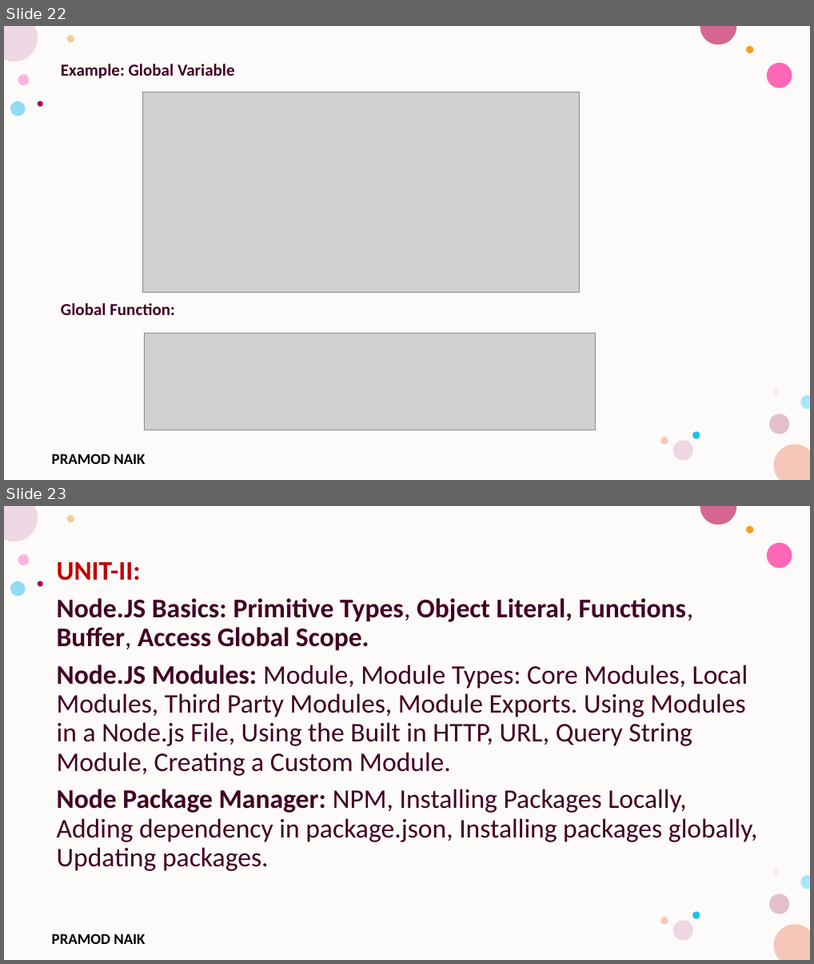
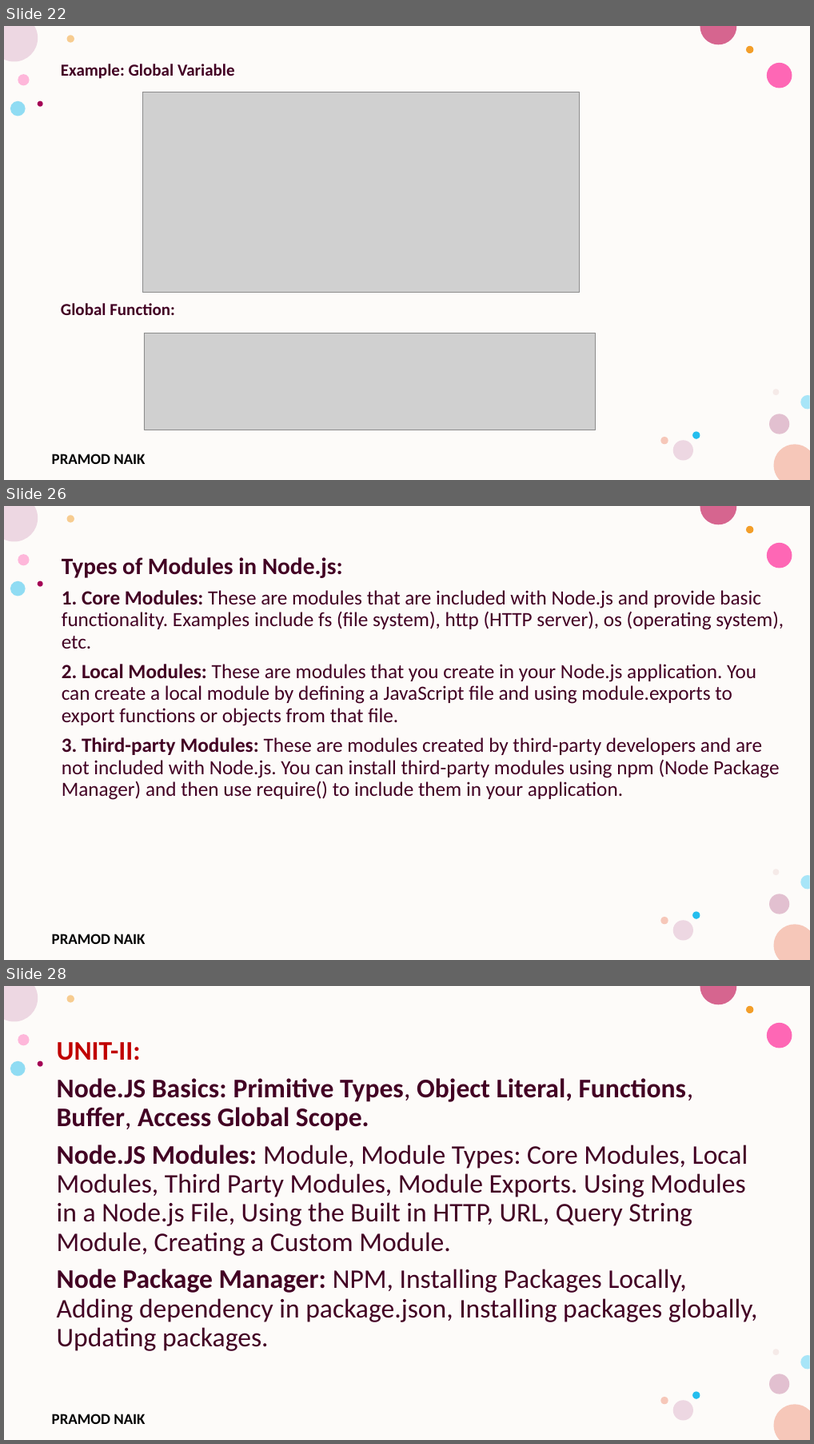
Before and after one commit to PRAMOD-VISHNU-NAIK/MCA-3rd-Sem-Srinivas-College, a slide deck: Theory CLass Notes/Unit-2.pptx. Shown one above the other, each under a label of ours: slides 22 and 23 before the commit, slides 22, 26 and 28 after it; the slides between them are not shown. The pictures are 814x964 and 814x1444 pixels, drawn with LibreOffice and Linux fonts; fonts in the diff are those of the drawing; grey boxes stand for pictures; background and template pictures are left out. Boxes give left, top, right and bottom in pixels: in the first picture for what was removed or moved away, otherwise in the second. Text is boxed around its words. In the diff, an @@ line names an element or a change of style, - is before the commit and + after.

Commit message:
Node.js Modules

```diff
--- a/Theory CLass Notes/Unit-2.pptx
+++ b/Theory CLass Notes/Unit-2.pptx
@@ slide 26 added at (4, 506, 810, 960), background #FFFFFF; not listed: 17 template elements that a slide beside it also shows @@
@@ text added at (62, 557, 784, 800), 24 pt, text #420023 @@
+Types of Modules in Node.js:
+1. Core Modules: These are modules that are included with Node.js and provide basic functionality. Examples include fs (file system), http (HTTP server), os (operating system), etc.
+2. Local Modules: These are modules that you create in your Node.js application. You can create a local module by defining a JavaScript file and using module.exports to export functions or objects from that file.
+3. Third-party Modules: These are modules created by third-party developers and are not included with Node.js. You can install third-party modules using npm (Node Package Manager) and then use require() to include them in your application.
@@ what was slide 23 is now slide 28 @@
```
Also in this commit, not shown: 3 other slides added, 4 slides removed, 1 other file.
